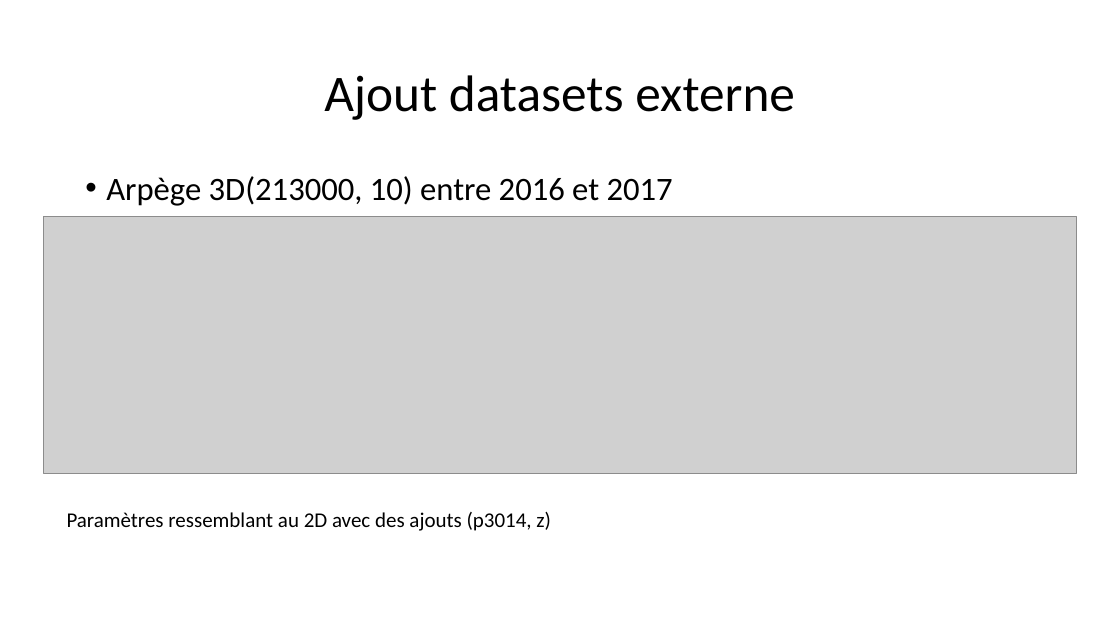
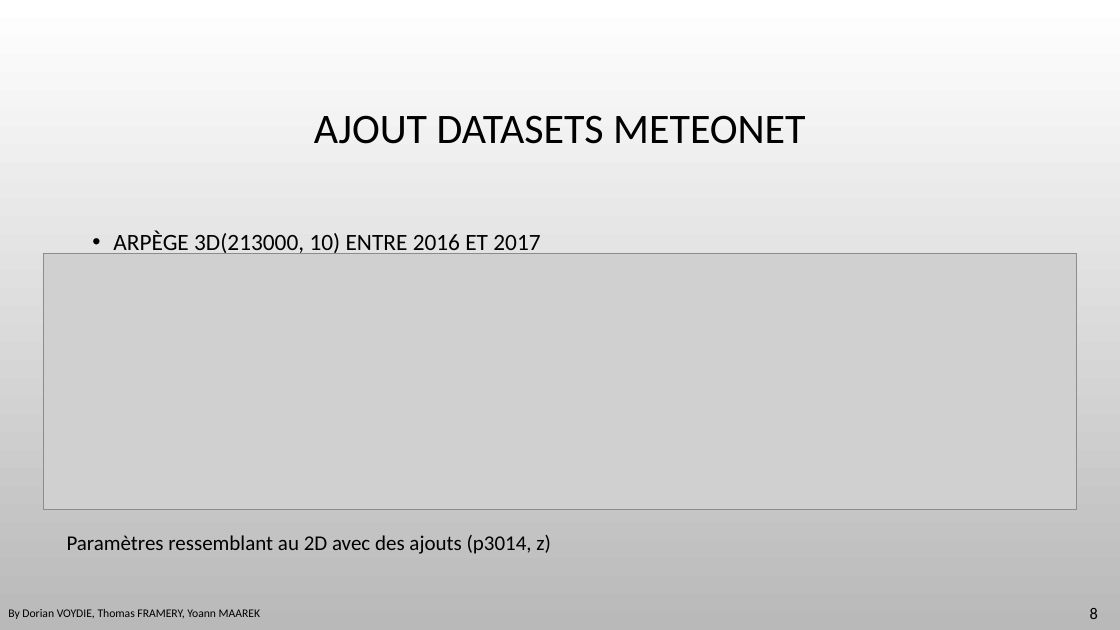
Before and after one commit to DavidBert/DEFI_IA, a slide deck: slide 8 of Presentation.pptx. Drawn at 1120x630 pixels with LibreOffice and Linux fonts; fonts in the diff are those of the drawing; grey boxes stand for pictures; background and template pictures are left out. Boxes give left, top, right and bottom in pixels: in the first picture for what was removed or moved away, otherwise in the second. Text is boxed around its words. In the diff, an @@ line names an element or a change of style, - is before the commit and + after.

```diff
--- a/Presentation.pptx
+++ b/Presentation.pptx
@@ background #FFFFFF to picture (left out) @@
@@ title at <box>314,115,805,144</box>: text changed; size 44 to 36 pt @@
-Ajout datasets externe
+AJOUT DATASETS METEONET
@@ text at <box>113,230,540,254</box>: text changed; size 28 to 20 pt @@
-• Arpège 3D(213000, 10) entre 2016 et 2017
+• ARPÈGE 3D(213000, 10) ENTRE 2016 ET 2017
@@ picture: place and size @@
-picture at <box>44,217,1077,473</box>
+picture at <box>44,254,1077,510</box>
@@ text "Paramètres ressemblant au 2D avec ...": place and size @@
-text "Paramètres ressemblant au 2D avec ..." at <box>67,512,551,531</box>
+text "Paramètres ressemblant au 2D avec ..." at <box>67,535,551,554</box>
@@ text added at <box>8,609,260,619</box>, 10 pt, text #000000 @@
+By Dorian VOYDIE, Thomas FRAMERY, Yoann MAAREK
@@ page number added at <box>1090,608,1098,619</box>, 14 pt, text #000000 @@
+8
```
Also in this commit, not shown: 11 other slides changed, 4 slides added, 2 slides removed, 2 other files.
